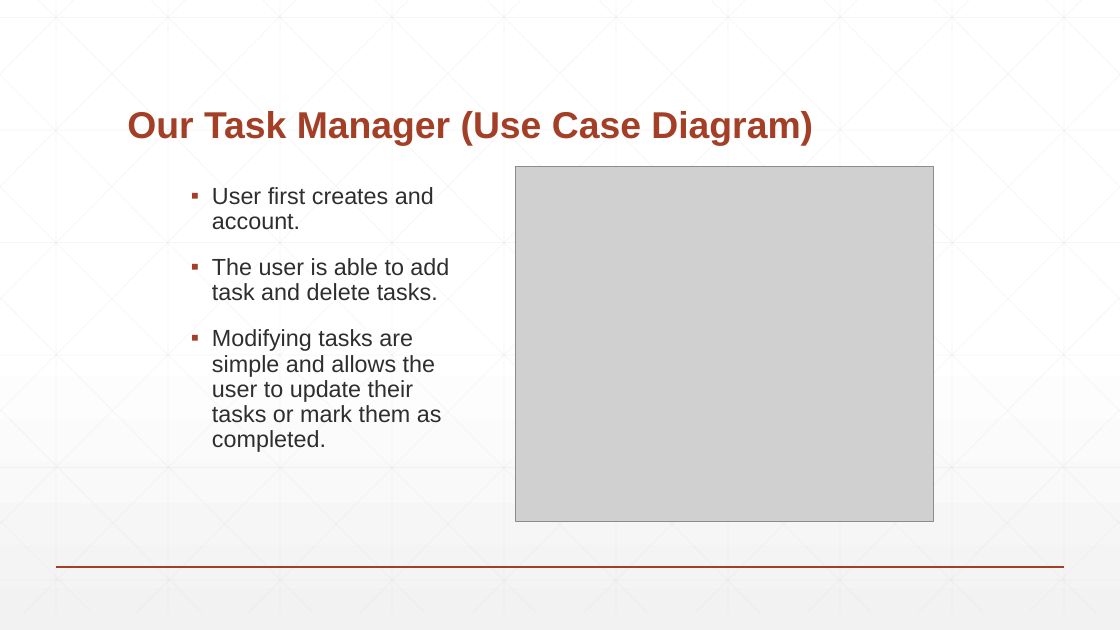
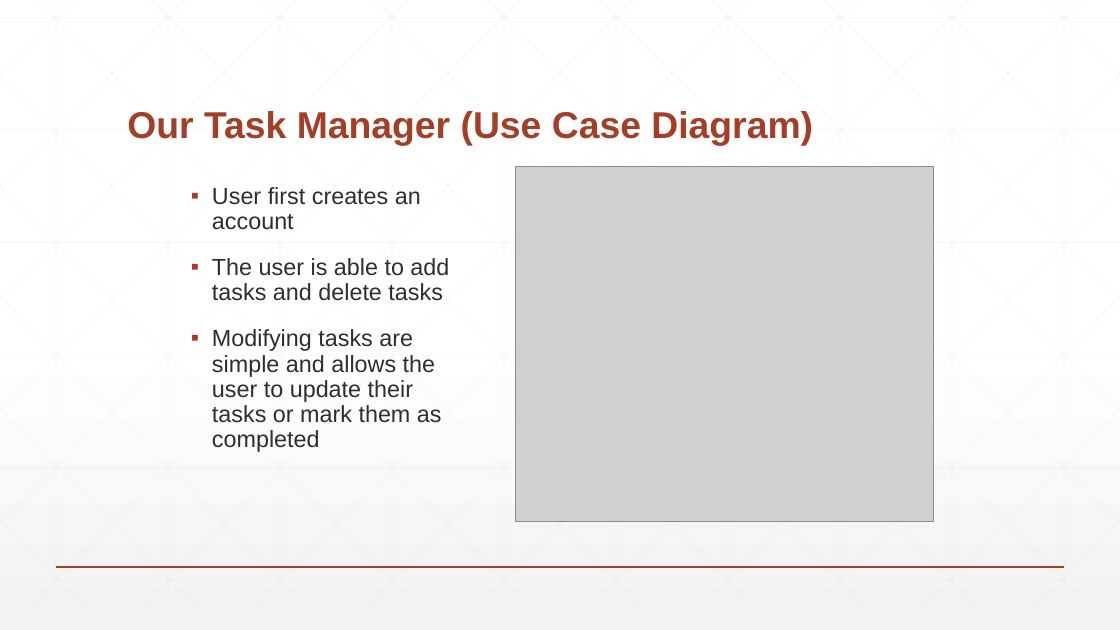
Before and after one commit to SudoKudo/Task-Manager, a slide deck: slide 5 of Presentation/Task Manager.pptx. Drawn at 1120x630 pixels with LibreOffice and Linux fonts; fonts in the diff are those of the drawing; grey boxes stand for pictures. Boxes give left, top, right and bottom in pixels: in the first picture for what was removed or moved away, otherwise in the second. Text is boxed around its words. In the diff, an @@ line names an element or a change of style, - is before the commit and + after.

```diff
--- a/Presentation/Task Manager.pptx
+++ b/Presentation/Task Manager.pptx
@@ text at [212, 187, 449, 452]: text changed @@
-▪ User first creates and account.
-▪ The user is able to add task and delete tasks.
-▪ Modifying tasks are simple and allows the user to update their tasks or mark them as completed.
+▪ User first creates an account
+▪ The user is able to add tasks and delete tasks
+▪ Modifying tasks are simple and allows the user to update their tasks or mark them as completed
```
Also in this commit, not shown: 4 other slides changed.
